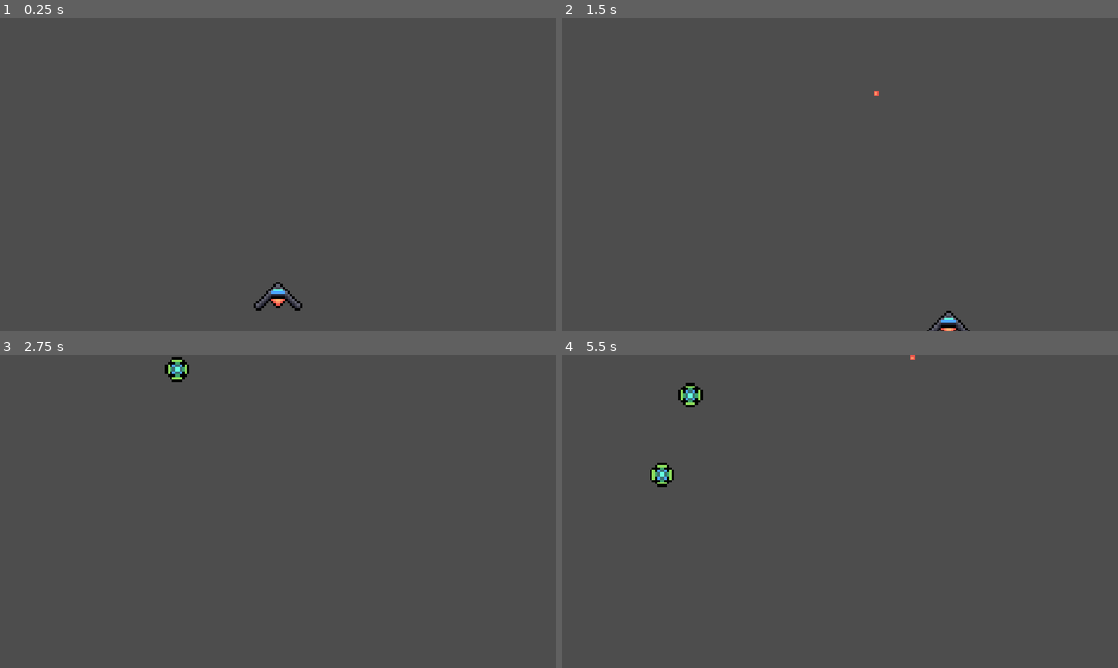
Above: before the commit, frames 1-4 (two rows, left to right).
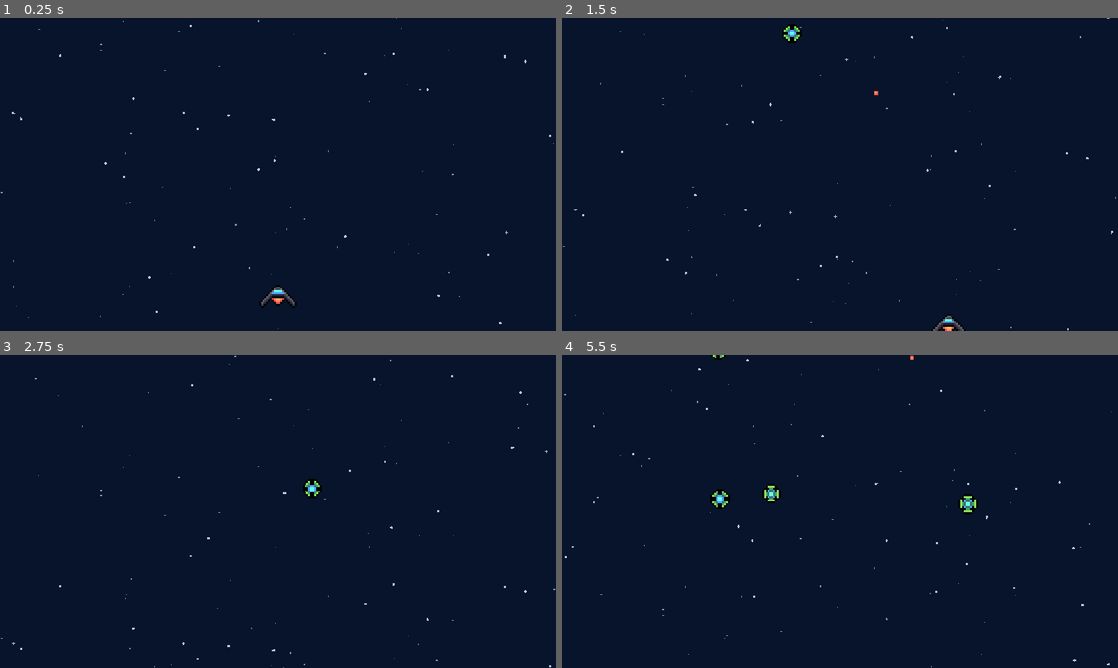
Above: after the commit, the same moments.

Repository: josue223344/jogo-de-nave
Game: Godot game, scene res://map/espaço.tscn
Same seed, same stepped clock (60 frames per second), same inputs: the game is played once before the commit and once after it.
Inputs:
- Up to frame 1 (0.25 s): no input
- Up to frame 2 (1.5 s): tap Enter (ui_accept) at 0.5, 0.77 s; hold Right (ui_right) 0.53-1.28 s; hold Down (ui_down) from 1.28 s (still down)
- Up to frame 3 (2.75 s): tap Enter (ui_accept) at 1.52 s; release Down (ui_down) at 2.03 s; hold Right (ui_right) from 2.03 s (still down)
- Up to frame 4 (5.5 s): release Right (ui_right) at 2.78 s; hold Up (ui_up) 2.78-3.53 s; tap Enter (ui_accept) at 3.02, 3.77, 4.52 s; hold Left (ui_left) 3.53-5.03 s; hold Down (ui_down) from 5.03 s (still down)

The runs differ from the first frame. In frame 1, 100% of the frame differs, in the area x 0-100%, y 0-100%; in frame 2, 100%; in frame 3, 100%; in frame 4, 100%.

Commit message:
cenario de fundo novo

Diff:
--- a/enemy/p2.tscn
+++ b/enemy/p2.tscn
@@ -1,46 +1,72 @@
 [gd_scene format=3 uid="uid://bjc0ryusd4bme"]
 
 [ext_resource type="Script" uid="uid://bc8p42g2bgmvi" path="res://enemy/p_2.gd" id="1_6u00k"]
-[ext_resource type="Texture2D" uid="uid://c2ii25kxgexyn" path="res://enemy/inimigo 1.png" id="2_en4ti"]
+[ext_resource type="Texture2D" uid="uid://dv76a4tme51sl" path="res://enemy/ini1.png" id="2_6u00k"]
+
+[sub_resource type="AtlasTexture" id="AtlasTexture_en4ti"]
+atlas = ExtResource("2_6u00k")
+region = Rect2(64, 0, 32, 32)
 
 [sub_resource type="AtlasTexture" id="AtlasTexture_1k7bn"]
-atlas = ExtResource("2_en4ti")
+atlas = ExtResource("2_6u00k")
+region = Rect2(0, 32, 32, 32)
+
+[sub_resource type="AtlasTexture" id="AtlasTexture_xlh8j"]
+atlas = ExtResource("2_6u00k")
+region = Rect2(32, 32, 32, 32)
+
+[sub_resource type="AtlasTexture" id="AtlasTexture_nfqus"]
+atlas = ExtResource("2_6u00k")
 region = Rect2(0, 0, 32, 32)
 
-[sub_resource type="AtlasTexture" id="AtlasTexture_xlh8j"]
-atlas = ExtResource("2_en4ti")
+[sub_resource type="AtlasTexture" id="AtlasTexture_palsv"]
+atlas = ExtResource("2_6u00k")
 region = Rect2(32, 0, 32, 32)
 
 [sub_resource type="SpriteFrames" id="SpriteFrames_qkyit"]
 animations = [{
 "frames": [{
 "duration": 1.0,
+"texture": SubResource("AtlasTexture_en4ti")
+}, {
+"duration": 1.0,
 "texture": SubResource("AtlasTexture_1k7bn")
 }, {
 "duration": 1.0,
 "texture": SubResource("AtlasTexture_xlh8j")
+}],
+"loop": 0,
+"name": &"dead",
+"speed": 12.0
+}, {
+"frames": [{
+"duration": 1.0,
+"texture": SubResource("AtlasTexture_nfqus")
+}, {
+"duration": 1.0,
+"texture": SubResource("AtlasTexture_palsv")
 }],
 "loop": 1,
 "name": &"idle",
 "speed": 5.0
 }]
 
-[sub_resource type="RectangleShape2D" id="RectangleShape2D_nk32p"]
+[sub_resource type="CircleShape2D" id="CircleShape2D_ssn3b"]
 
 [node name="Area2D" type="Area2D" unique_id=1346157943]
 script = ExtResource("1_6u00k")
 
 [node name="AnimatedSprite2D" type="AnimatedSprite2D" parent="." unique_id=1099231433]
-scale = Vector2(5, 5)
+scale = Vector2(4, 4)
 sprite_frames = SubResource("SpriteFrames_qkyit")
 animation = &"idle"
 
 [node name="CollisionShape2D" type="CollisionShape2D" parent="." unique_id=1678731609]
-scale = Vector2(2.5, 2.5)
-shape = SubResource("RectangleShape2D_nk32p")
+scale = Vector2(2, 2)
+shape = SubResource("CircleShape2D_ssn3b")
 
 [node name="Timer" type="Timer" parent="." unique_id=1855838970]
-wait_time = 2.0
+wait_time = 1.5
 
 [connection signal="area_entered" from="." to="." method="_on_area_2d_body_entered"]
 [connection signal="body_entered" from="." to="." method="_on_area_2d_body_entered"]
--- a/enemy/p_2.gd
+++ b/enemy/p_2.gd
@@ -1,12 +1,13 @@
 extends Area2D
 
-const SPEED = 100.0
+const SPEED = 250.0
 const LIMITE_ESQUERDO = 0
 const LIMITE_DIREITO = 1152
 const LIMITE_SUPERIOR = -70
 
 var direction := Vector2.ZERO
 var vida = 1
+var inimigo_vivo := false
 @onready var sprite = $AnimatedSprite2D
 
 func _ready() -> void:
@@ -14,6 +15,8 @@
 	$Timer.start()
 
 func _physics_process(delta):
+	if inimigo_vivo:
+		return
 	position -= SPEED * direction * delta
 	sprite.play("idle")
 	if position.y > 700:
@@ -33,12 +36,17 @@
 
 #causa dano
 func _on_area_2d_body_entered(body: Node2D) -> void:
+	if inimigo_vivo:
+		return
 	if body.has_method("receber_dano"):
 		body.receber_dano(1)
 		queue_free()
 
 # receber_dano é uma funçao criada, e recebe um numeri interiro(int) chamado dano
 func receber_dano_tiro(dano: int) -> void:
+	if inimigo_vivo:
+		return
+
 #vida = vida - dano
 	vida -= dano
 # Indicador visual de dano
@@ -49,6 +57,9 @@
 	sprite.modulate = Color.WHITE
 #se vida chegar a 0 a func morrer() é ativada
 	if vida <= 0:
+		inimigo_vivo = true
+		sprite.play("dead")
+		await sprite.animation_finished
 		queue_free()
 
 func direçao_aleatoria() -> void:
--- a/map/espaço.gd
+++ b/map/espaço.gd
@@ -1,9 +1,82 @@
+#Primeira parte
+
 extends Node2D
 
+#@onready faz uma variável ser inicializada quando o nó estiver pronto.
 @onready var botao_reiniciar = $CanvasLayer/Control/BotaoReiniciar
 
+#QUANTIDADE_ESTRELAS: define que o fundo terá 90 estrelas.
+const QUANTIDADE_ESTRELAS := 90
+#estrelas: guarda os dados de cada estrela, como posição, velocidade, tamanho e cor.
+var estrelas: Array[Dictionary] = []
+#gerador: escolhe valores aleatórios para que as estrelas apareçam em lugares diferentes.
+var gerador := RandomNumberGenerator.new()
+
+#Segunda parte
+
 func _ready() -> void:
+#O botão “REINICIAR” fica escondido. (botao_reiniciar.hide())
 	botao_reiniciar.hide()
+#criar_estrelas() cria as 90 estrelas.(funçao criada)
+	criar_estrelas()
+#queue_redraw() pede para a Godot desenhar o cenário na tela.
+	queue_redraw()
 
+#Ela é uma funçao criada para repetir 90 vezes e guarda cada estrela nova:
+func criar_estrelas() -> void:
+	estrelas.clear()
+#espalha as estrelas por toda tela visivel
+	var tamanho_tela := get_viewport_rect().size
+
+#limita as informaçoes geradas a 90 unidades de cada
+	for indice in QUANTIDADE_ESTRELAS:
+#Divide as estrelas entre as camadas de 0 a 2
+		var camada := gerador.randi_range(0, 2)
+#define a velocidade das estrelas em cada camada
+		var velocidade: float = [45.0, 90.0, 160.0][camada]
+#define o tamanho das estrelas em cada camada
+		var tamanho: float = [1.0, 1.5, 2.5][camada]
+#aplica essa informaçoes a variavel estrela
+#append() adiciona a nova estrela na lista.
+		estrelas.append({
+			"posicao": Vector2(gerador.randf_range(0.0, tamanho_tela.x), gerador.randf_range(0.0, tamanho_tela.y)),
+			"velocidade": velocidade,
+			"tamanho": tamanho,
+			"cor": Color(0.55 + camada * 0.15, 0.7 + camada * 0.1, 1.0, 0.55 + camada * 0.15)
+		})
+
+#_process() é uma função chamada repetidamente enquanto o jogo está rodando
+#delta é o tempo que passou desde a última atualização
+func _process(delta: float) -> void:
+#Aqui o jogo novamente confere o tamanho da janela, para saber quando uma estrela saiu da tela.
+	var tamanho_tela := get_viewport_rect().size
+#Este laço percorre todas as estrelas da lista, uma por uma.
+	for estrela in estrelas:
+#Essa é a linha que faz a estrela andar.
+#posicao.y é a posição vertical da estrela.
+#Somar um valor em y faz a estrela descer.
+#velocidade * delta define quanto ela desce naquela atualização.
+		estrela["posicao"].y += estrela["velocidade"] * delta
+#Quando uma estrela passa da parte inferior da tela:
+#Ela não é destruída. Em vez disso, ela reaparece no topo da tela, em uma posição horizontal aleatória.
+		if estrela["posicao"].y > tamanho_tela.y:
+#-estrela["tamanho"] faz a estrela nascer levemente acima da área visível
+			estrela["posicao"] = Vector2(gerador.randf_range(0.0, tamanho_tela.x), -estrela["tamanho"])
+
+#redesenha a estrela na nova posiçao
+	queue_redraw()
+
+#draw() é a função responsável por colocar elementos visuais na tela.
+func _draw() -> void:
+# Fundo escuro e estrelas em movimento, desenhados antes dos demais nós.
+	draw_rect(Rect2(Vector2.ZERO, get_viewport_rect().size), Color("07142b"))
+#O jogo pega cada estrela e desenha um pequeno círculo usando:
+#a posição da estrela;
+#o tamanho dela;
+#a cor dela.
+	for estrela in estrelas:
+		draw_circle(estrela["posicao"], estrela["tamanho"], estrela["cor"])
+
+#faz o botao REINICIAR resetar a cena
 func _on_botao_reiniciar_pressed() -> void:
 	get_tree().reload_current_scene()
--- a/map/espaço.tscn
+++ b/map/espaço.tscn
@@ -21,11 +21,11 @@
 
 [node name="BotaoReiniciar" type="Button" parent="CanvasLayer/Control" unique_id=1817818858]
 layout_mode = 0
-offset_left = 360.00003
-offset_top = 246.00002
-offset_right = 446.00003
-offset_bottom = 277.0
-scale = Vector2(5, 5)
+offset_left = 408.0
+offset_top = 256.0
+offset_right = 494.0
+offset_bottom = 287.0
+scale = Vector2(4, 4)
 text = "REINICIAR"
 
 [node name="Spawner" type="Node2D" parent="." unique_id=989992612]
@@ -33,7 +33,6 @@
 inimigo_scene = ExtResource("4_nk32p")
 
 [node name="Timer" type="Timer" parent="Spawner" unique_id=717580471]
-wait_time = 2.0
 
 [connection signal="pressed" from="CanvasLayer/Control/BotaoReiniciar" to="." method="_on_botao_reiniciar_pressed"]
 [connection signal="timeout" from="Spawner/Timer" to="Spawner" method="_on_timer_timeout"]
--- a/map/spawner.gd
+++ b/map/spawner.gd
@@ -11,7 +11,7 @@
 func spawner_inimigo() -> void:
 	var inimigo = inimigo_scene.instantiate()
 	inimigo.global_position = Vector2(
-	randf_range(100, 900),
-	randf_range(-60, -10)
+	randf_range(50, 900),
+	randf_range(-100, -50)
 )
 	get_tree().current_scene.add_child(inimigo)
--- a/player/script do zeca.gd
+++ b/player/script do zeca.gd
@@ -10,6 +10,8 @@
 #var é um valor armazenado alteravel
 var vida = VIDA_MAXIMA
 var pode_atirar = true
+var esta_morrendo := false
+
 #@export permite que uma variável seja configurada pelo Inspector da Godot.
 #PackedScene representa uma cena salva que pode ser carregada e usada como um molde para criar novas instâncias.
 @export var tiro_scene: PackedScene
@@ -22,6 +24,8 @@
 #Godot chama automaticamente _physics_process() várias vezes durante o jogo
 #_delta: float representa "Quanto tempo passou desde a última vez que essa função foi executada?"
 func _physics_process(_delta: float) -> void:
+	if esta_morrendo:
+		return
 #ui_left,ui_right, ui_up e ui_down representam a direçao que o personagem vai andar
 	var direction := Input.get_vector("ui_left","ui_right","ui_up","ui_down")
 #velocity é uma var embutida em CharacterBody2D
@@ -35,7 +39,6 @@
 		velocity = Vector2.ZERO
 #move_and_slide() manda o personagem se movimentar.
 	move_and_slide()
-
 
 # Aqui você está dizendo qual animação deve ser reproduzida.
 	if velocity == Vector2.ZERO:
@@ -96,10 +99,15 @@
 
 # morrer() foi um funçao criada
 func morrer() -> void:
-	print("Morreu!")
-#procura um nó especifico dentro da cena
+	if esta_morrendo:
+		return
+
+	esta_morrendo = true
+	velocity = Vector2.ZERO
+
 	var botao = get_tree().current_scene.get_node("CanvasLayer/Control/BotaoReiniciar")
-#manda o botão aparecer.
 	botao.show()
-#queue_free() agenda o objeto para ser removido da árvore de cenas.
+
+	sprite.play("dead")
+	await sprite.animation_finished
 	queue_free()
--- a/player/tiro.tscn
+++ b/player/tiro.tscn
@@ -4,17 +4,17 @@
 [ext_resource type="Texture2D" uid="uid://dw4kf8wdwcak0" path="res://player/tiro.png" id="2_f81w2"]
 
 [sub_resource type="RectangleShape2D" id="RectangleShape2D_kc2uj"]
+size = Vector2(8, 8)
 
 [node name="Area2D" type="Area2D" unique_id=130678896]
 script = ExtResource("1_glrs6")
 
 [node name="Sprite2D" type="Sprite2D" parent="." unique_id=347095409]
 position = Vector2(-4.7683716e-07, 1.4305115e-06)
-scale = Vector2(2.5, 2.5)
+scale = Vector2(2, 2)
 texture = ExtResource("2_f81w2")
 
 [node name="CollisionShape2D" type="CollisionShape2D" parent="." unique_id=1817742499]
-scale = Vector2(0.5, 0.5)
 shape = SubResource("RectangleShape2D_kc2uj")
 
 [connection signal="area_entered" from="." to="." method="_on_area_2d_body_entered"]
--- a/player/zeca.tscn
+++ b/player/zeca.tscn
@@ -2,45 +2,69 @@
 
 [ext_resource type="Script" uid="uid://blqt30yg4oak2" path="res://player/script do zeca.gd" id="1_tiyxg"]
 [ext_resource type="PackedScene" uid="uid://bsejupgsaanhm" path="res://player/tiro.tscn" id="2_mp1n0"]
-[ext_resource type="Texture2D" uid="uid://p8cpgrryg0r5" path="res://player/aurum.png" id="3_mp1n0"]
+[ext_resource type="Texture2D" uid="uid://ft80u4eu1q5" path="res://player/nave.png" id="3_mp1n0"]
+
+[sub_resource type="AtlasTexture" id="AtlasTexture_w2fiw"]
+atlas = ExtResource("3_mp1n0")
+region = Rect2(64, 64, 32, 32)
+
+[sub_resource type="AtlasTexture" id="AtlasTexture_ssn3b"]
+atlas = ExtResource("3_mp1n0")
+region = Rect2(96, 64, 32, 32)
+
+[sub_resource type="AtlasTexture" id="AtlasTexture_0iavl"]
+atlas = ExtResource("3_mp1n0")
+region = Rect2(0, 96, 32, 32)
+
+[sub_resource type="AtlasTexture" id="AtlasTexture_t55fi"]
+atlas = ExtResource("3_mp1n0")
+region = Rect2(32, 96, 32, 32)
+
+[sub_resource type="AtlasTexture" id="AtlasTexture_43tqm"]
+atlas = ExtResource("3_mp1n0")
+region = Rect2(64, 96, 32, 32)
+
+[sub_resource type="AtlasTexture" id="AtlasTexture_kys5g"]
+atlas = ExtResource("3_mp1n0")
+region = Rect2(96, 96, 32, 32)
 
 [sub_resource type="AtlasTexture" id="AtlasTexture_mp1n0"]
 atlas = ExtResource("3_mp1n0")
 region = Rect2(0, 64, 32, 32)
 
-[sub_resource type="AtlasTexture" id="AtlasTexture_w2fiw"]
+[sub_resource type="AtlasTexture" id="AtlasTexture_gjlne"]
 atlas = ExtResource("3_mp1n0")
 region = Rect2(32, 64, 32, 32)
 
-[sub_resource type="AtlasTexture" id="AtlasTexture_ssn3b"]
+[sub_resource type="AtlasTexture" id="AtlasTexture_nsrhu"]
 atlas = ExtResource("3_mp1n0")
 region = Rect2(0, 0, 32, 32)
 
-[sub_resource type="AtlasTexture" id="AtlasTexture_0iavl"]
+[sub_resource type="AtlasTexture" id="AtlasTexture_nj17p"]
 atlas = ExtResource("3_mp1n0")
 region = Rect2(32, 0, 32, 32)
 
-[sub_resource type="AtlasTexture" id="AtlasTexture_t55fi"]
+[sub_resource type="AtlasTexture" id="AtlasTexture_5312q"]
 atlas = ExtResource("3_mp1n0")
 region = Rect2(0, 32, 32, 32)
 
-[sub_resource type="AtlasTexture" id="AtlasTexture_43tqm"]
+[sub_resource type="AtlasTexture" id="AtlasTexture_rxcbw"]
 atlas = ExtResource("3_mp1n0")
 region = Rect2(32, 32, 32, 32)
 
-[sub_resource type="AtlasTexture" id="AtlasTexture_kys5g"]
+[sub_resource type="AtlasTexture" id="AtlasTexture_8gp32"]
 atlas = ExtResource("3_mp1n0")
 region = Rect2(64, 0, 32, 32)
 
-[sub_resource type="AtlasTexture" id="AtlasTexture_gjlne"]
+[sub_resource type="AtlasTexture" id="AtlasTexture_644n7"]
 atlas = ExtResource("3_mp1n0")
 region = Rect2(96, 0, 32, 32)
 
-[sub_resource type="AtlasTexture" id="AtlasTexture_nsrhu"]
+[sub_resource type="AtlasTexture" id="AtlasTexture_vttw1"]
 atlas = ExtResource("3_mp1n0")
 region = Rect2(64, 32, 32, 32)
 
-[sub_resource type="AtlasTexture" id="AtlasTexture_nj17p"]
+[sub_resource type="AtlasTexture" id="AtlasTexture_7twek"]
 atlas = ExtResource("3_mp1n0")
 region = Rect2(96, 32, 32, 32)
 
@@ -48,46 +72,36 @@
 animations = [{
 "frames": [{
 "duration": 1.0,
-"texture": SubResource("AtlasTexture_mp1n0")
+"texture": SubResource("AtlasTexture_w2fiw")
 }, {
-"duration": 1.0,
-"texture": SubResource("AtlasTexture_w2fiw")
-}],
-"loop": 1,
-"name": &"down",
-"speed": 5.0
-}, {
-"frames": [{
 "duration": 1.0,
 "texture": SubResource("AtlasTexture_ssn3b")
 }, {
 "duration": 1.0,
 "texture": SubResource("AtlasTexture_0iavl")
-}],
-"loop": 1,
-"name": &"idle",
-"speed": 5.0
 }, {
-"frames": [{
 "duration": 1.0,
 "texture": SubResource("AtlasTexture_t55fi")
 }, {
 "duration": 1.0,
 "texture": SubResource("AtlasTexture_43tqm")
+}, {
+"duration": 1.0,
+"texture": SubResource("AtlasTexture_kys5g")
 }],
-"loop": 1,
-"name": &"left",
-"speed": 5.0
+"loop": 0,
+"name": &"dead",
+"speed": 12.0
 }, {
 "frames": [{
 "duration": 1.0,
-"texture": SubResource("AtlasTexture_kys5g")
+"texture": SubResource("AtlasTexture_mp1n0")
 }, {
 "duration": 1.0,
 "texture": SubResource("AtlasTexture_gjlne")
 }],
 "loop": 1,
-"name": &"right",
+"name": &"down",
 "speed": 5.0
 }, {
 "frames": [{
@@ -98,11 +112,44 @@
 "texture": SubResource("AtlasTexture_nj17p")
 }],
 "loop": 1,
+"name": &"idle",
+"speed": 5.0
+}, {
+"frames": [{
+"duration": 1.0,
+"texture": SubResource("AtlasTexture_5312q")
+}, {
+"duration": 1.0,
+"texture": SubResource("AtlasTexture_rxcbw")
+}],
+"loop": 1,
+"name": &"left",
+"speed": 5.0
+}, {
+"frames": [{
+"duration": 1.0,
+"texture": SubResource("AtlasTexture_8gp32")
+}, {
+"duration": 1.0,
+"texture": SubResource("AtlasTexture_644n7")
+}],
+"loop": 1,
+"name": &"right",
+"speed": 5.0
+}, {
+"frames": [{
+"duration": 1.0,
+"texture": SubResource("AtlasTexture_vttw1")
+}, {
+"duration": 1.0,
+"texture": SubResource("AtlasTexture_7twek")
+}],
+"loop": 1,
 "name": &"up",
 "speed": 5.0
 }]
 
-[sub_resource type="RectangleShape2D" id="RectangleShape2D_6u00k"]
+[sub_resource type="CapsuleShape2D" id="CapsuleShape2D_mp1n0"]
 
 [node name="Node2D" type="Node2D" unique_id=801510659]
 
@@ -112,13 +159,13 @@
 
 [node name="AnimatedSprite2D" type="AnimatedSprite2D" parent="CharacterBody2D" unique_id=484269215]
 z_index = 1
-scale = Vector2(5, 5)
+scale = Vector2(4, 4)
 sprite_frames = SubResource("SpriteFrames_g4v7s")
-animation = &"up"
+animation = &"idle"
 
-[node name="CollisionShape2D5" type="CollisionShape2D" parent="CharacterBody2D" unique_id=752737282]
-scale = Vector2(2.5, 2.5)
-shape = SubResource("RectangleShape2D_6u00k")
+[node name="CollisionShape2D" type="CollisionShape2D" parent="CharacterBody2D" unique_id=752737282]
+scale = Vector2(2, 2)
+shape = SubResource("CapsuleShape2D_mp1n0")
 
 [node name="TimerTiro" type="Timer" parent="CharacterBody2D" unique_id=1132372308]
 wait_time = 0.15
Binary file added: enemy/ini1.png
Not shown, changed: enemy/ini1.png.import
Binary file removed: enemy/inimigo 1.png
Binary file removed: player/aurum.png
Binary file added: player/nave.png
Not shown, changed: player/nave.png.import
